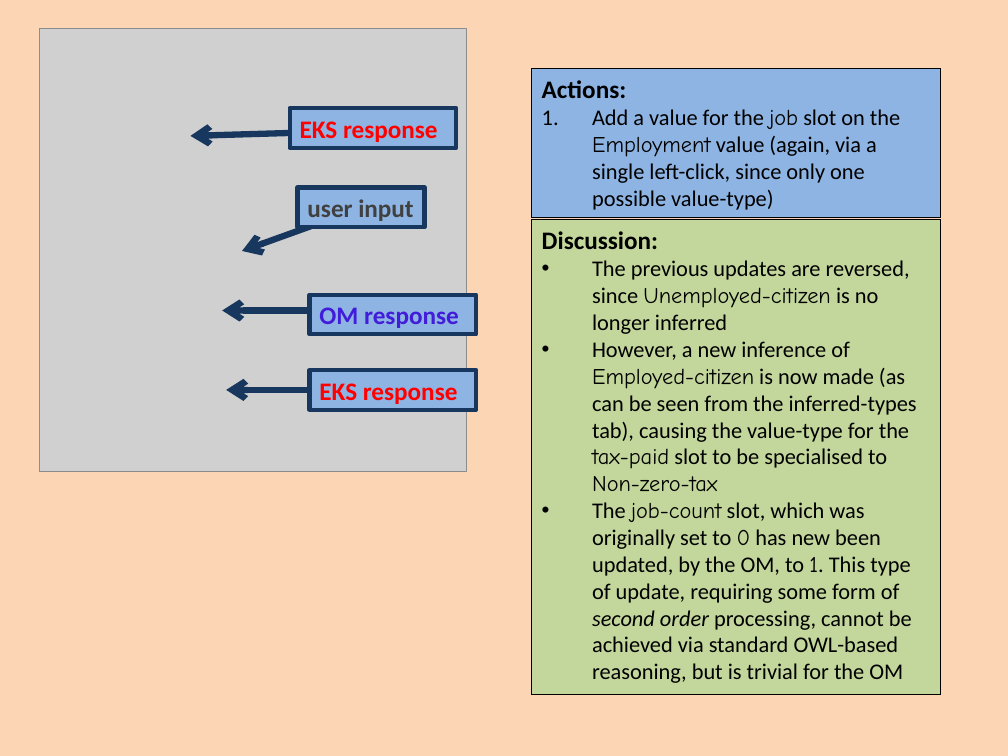
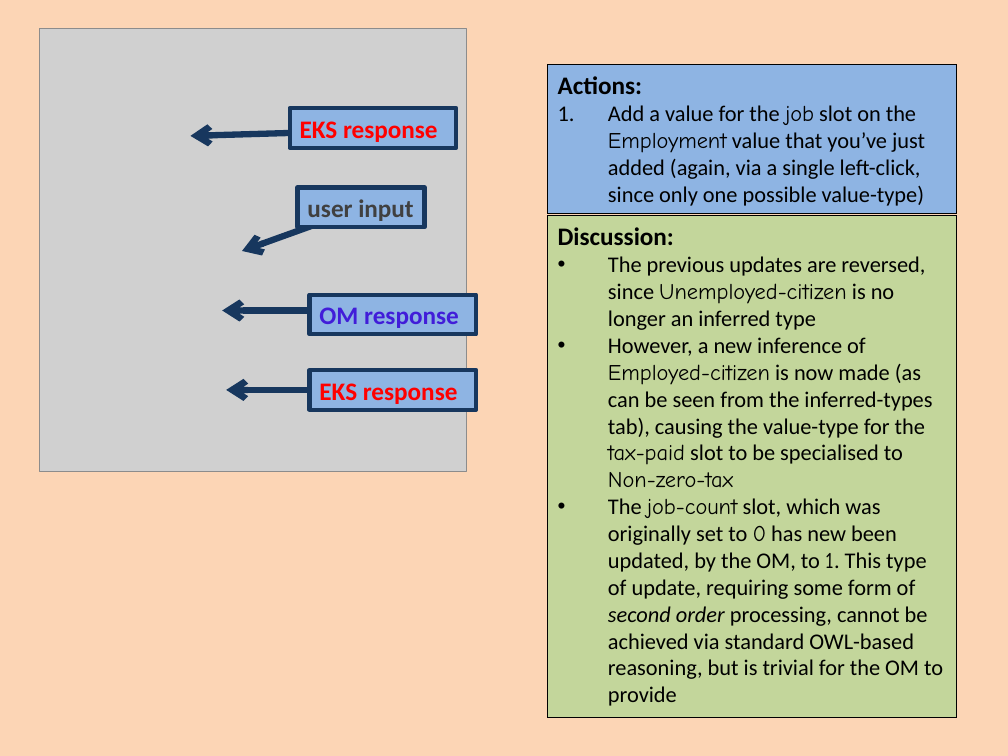
Before and after one commit to colin-puleston/mekon-hobo, a slide deck: slide 38 of docs/MEKON-HOBO Introductory Tutorial.pptx (slide 37 before the commit). Drawn at 1008x756 pixels with LibreOffice and Linux fonts; fonts in the diff are those of the drawing; grey boxes stand for pictures. Boxes give left, top, right and bottom in pixels: in the first picture for what was removed or moved away, otherwise in the second. Text is boxed around its words. In the diff, an @@ line names an element or a change of style, - is before the commit and + after.

```diff
--- a/docs/MEKON-HOBO Introductory Tutorial.pptx
+++ b/docs/MEKON-HOBO Introductory Tutorial.pptx
@@ rectangle "Actions:": place and size @@
-rectangle "Actions:" at (532,69,941,218)
+rectangle "Actions:" at (547,65,957,214)
@@ text in rectangle at (608,105,925,206): text changed @@
-1. Add a value for the job slot on the Employment value (again, via a single left-click, since only one possible value-type)
+1. Add a value for the job slot on the Employment value that you’ve just added (again, via a single left-click, since only one possible value-type)
@@ rectangle "Discussion:": place and size @@
-rectangle "Discussion:" at (532,220,941,695)
+rectangle "Discussion:" at (547,216,957,718)
@@ text in rectangle at (608,256,925,330): text changed @@
-• The previous updates are reversed, since Unemployed-citizen is no longer inferred
+• The previous updates are reversed, since Unemployed-citizen is no longer an inferred type
@@ text in rectangle at (608,498,943,706): text changed @@
-• The job-count slot, which was originally set to 0 has new been updated, by the OM, to 1. This type of update, requiring some form of second order processing, cannot be achieved via standard OWL-based reasoning, but is trivial for the OM
+• The job-count slot, which was originally set to 0 has new been updated, by the OM, to 1. This type of update, requiring some form of second order processing, cannot be achieved via standard OWL-based reasoning, but is trivial for the OM to provide
```
Also in this commit, not shown: 40 other slides changed, 5 slides added, 4 slides removed.
